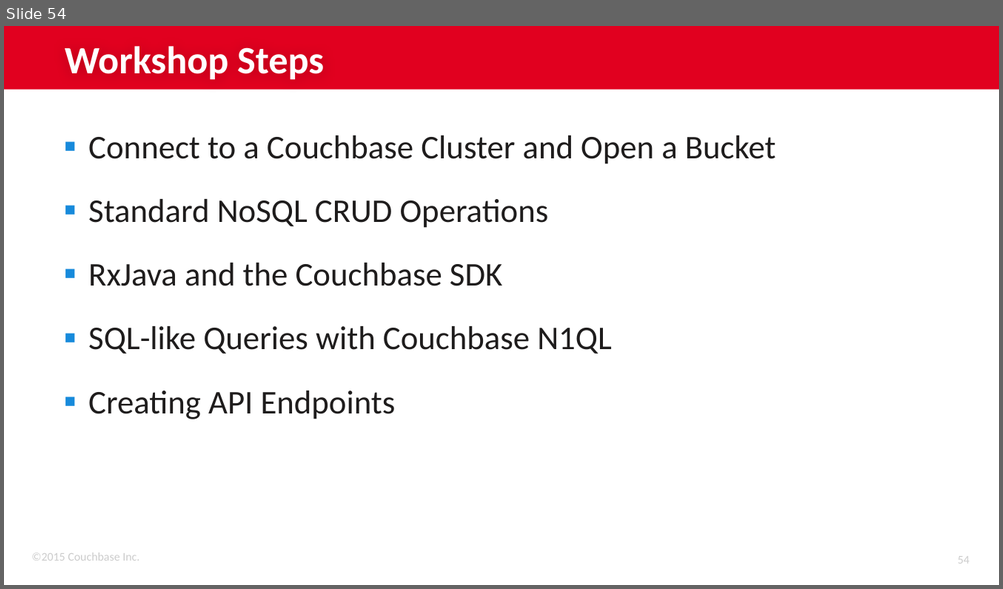
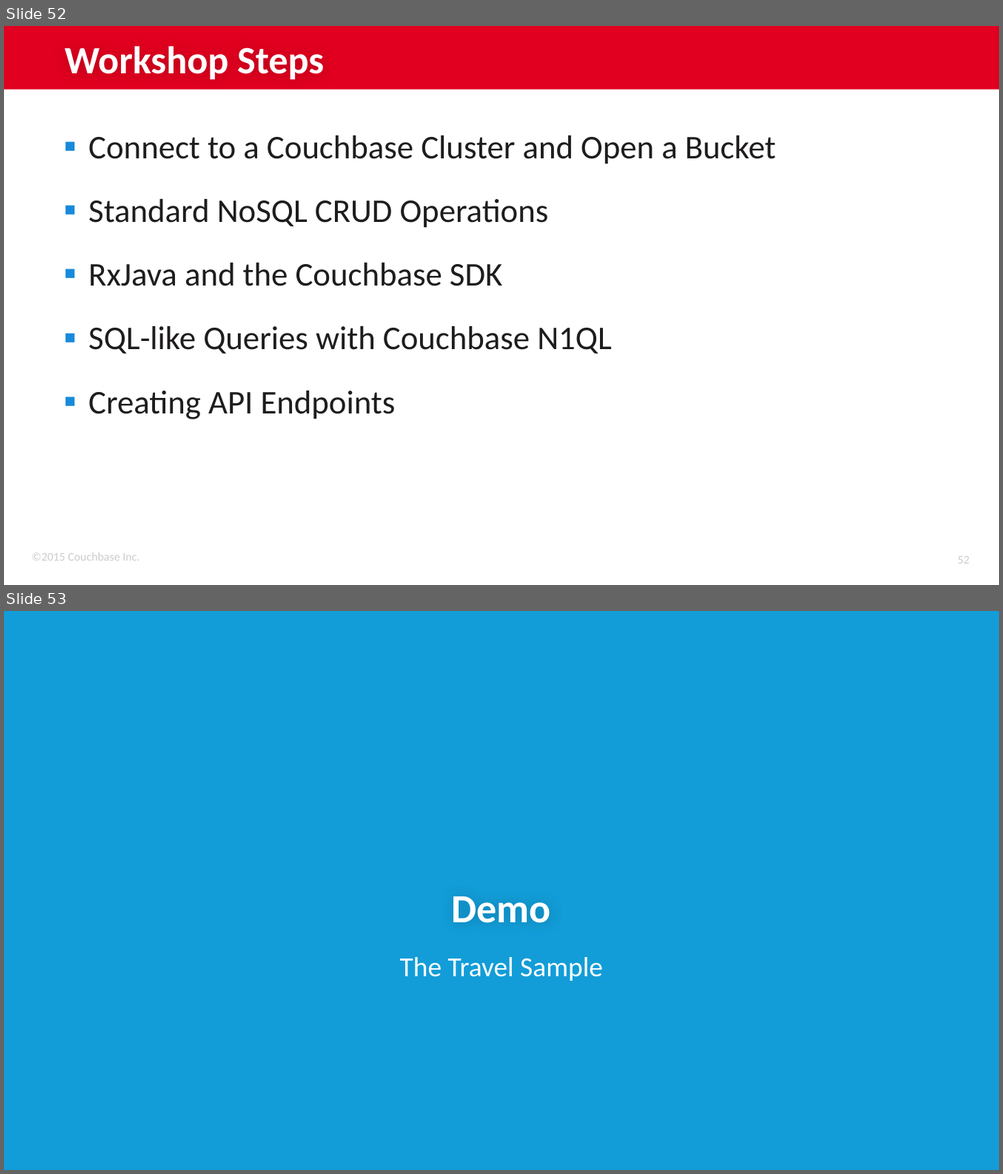
Before and after one commit to couchbaselabs/couchbase-java-workshop, a slide deck: Couchbase Java Workshop.pptx. Shown one above the other, each under a label of ours: slide 54 before the commit, slides 52 and 53 after it. The pictures are 1003x589 and 1003x1174 pixels, drawn with LibreOffice and Linux fonts; fonts in the diff are those of the drawing; background and template pictures are left out. Boxes give left, top, right and bottom in pixels: in the first picture for what was removed or moved away, otherwise in the second. Text is boxed around its words. In the diff, an @@ line names an element or a change of style, - is before the commit and + after.

```diff
--- a/Couchbase Java Workshop.pptx
+++ b/Couchbase Java Workshop.pptx
@@ slide 53 added at (4,611,999,1170), background #129DD8 @@
@@ title added at (452,897,551,923), 29 pt, text #FFFFFF, bold @@
+Demo
@@ subtitle added at (400,957,603,981), 20 pt, text #FFFFFF @@
+The Travel Sample
@@ what was slide 54 is now slide 52 @@
@@ page number at (957,557,969,564): text changed @@
-54
+52
```
Also in this commit, not shown: 5 other slides added, 3 slides removed, 1 other file.
